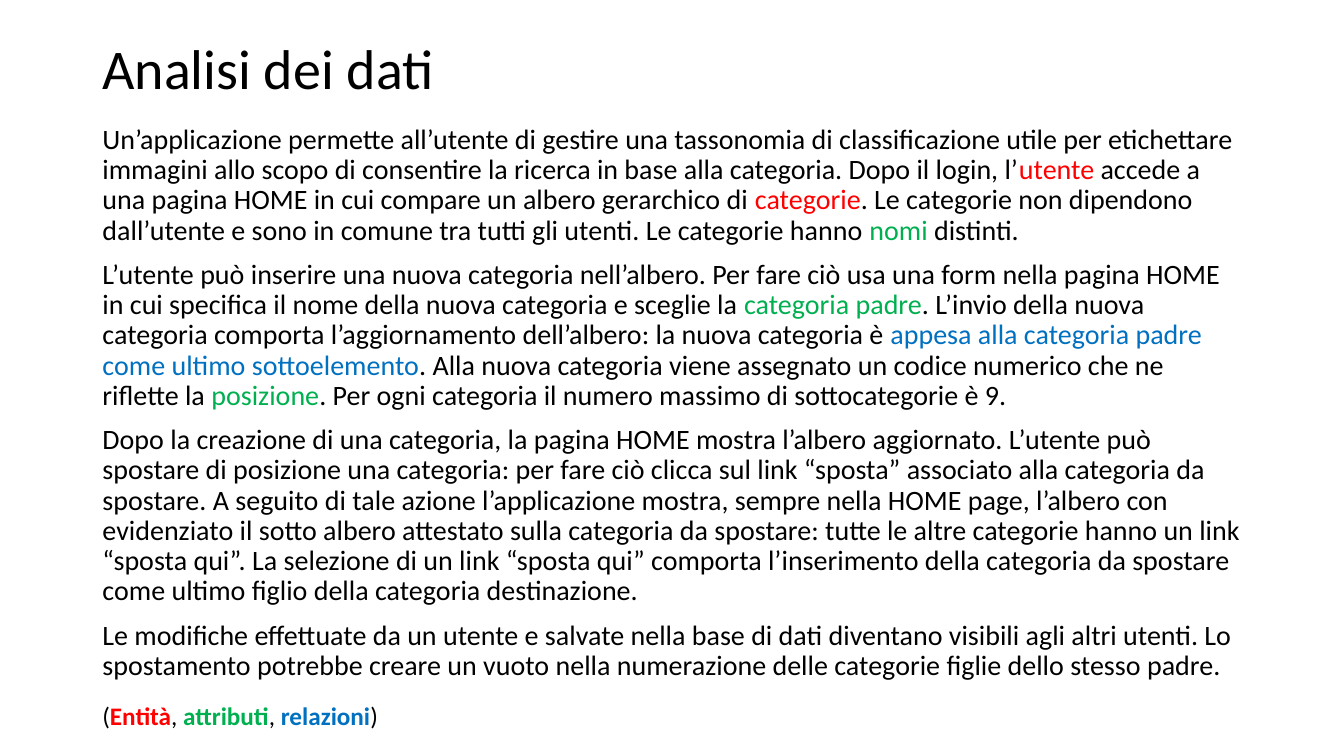
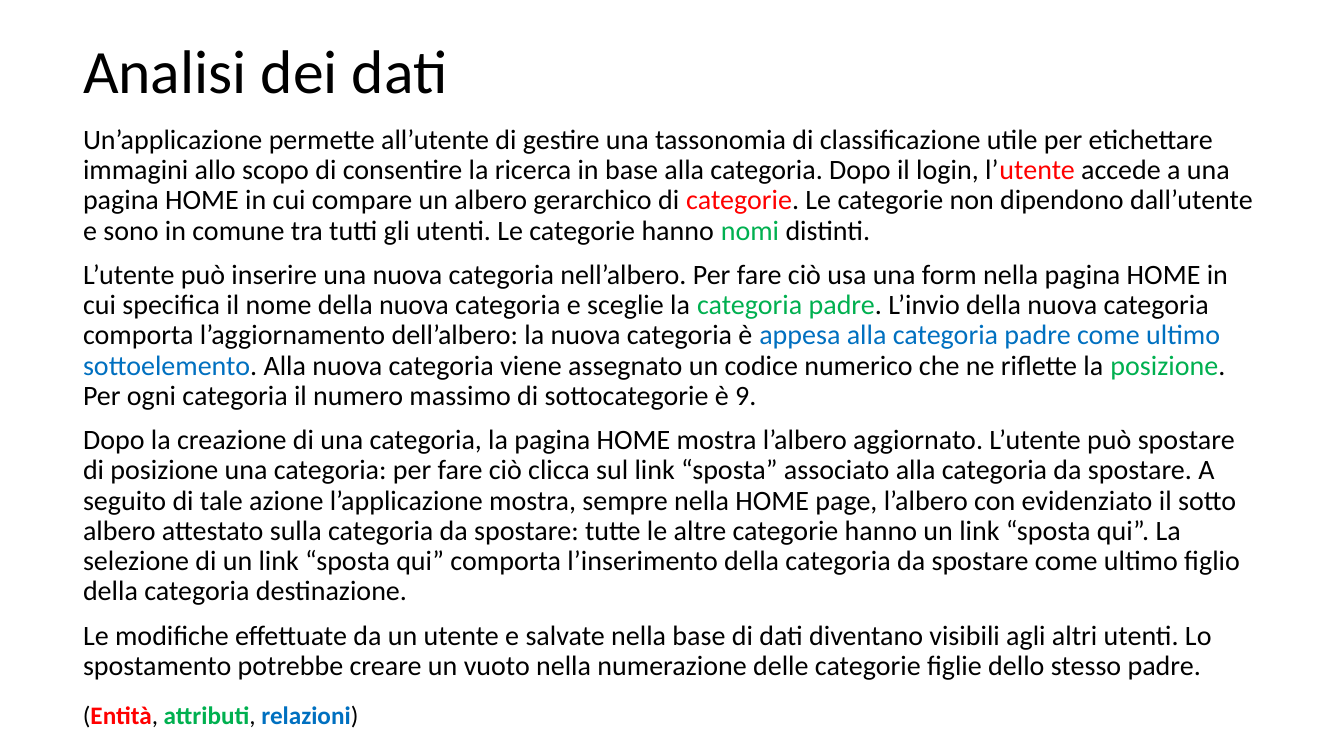
Before and after one commit to Trixyz28/TIW-ImgCatalog, a slide deck: slide 3 of Documents/ImgCatalog.pptx. Drawn at 1344x756 pixels with LibreOffice and Linux fonts; fonts in the diff are those of the drawing. Boxes give left, top, right and bottom in pixels: in the first picture for what was removed or moved away, otherwise in the second. Text is boxed around its words. In the diff, an @@ line names an element or a change of style, - is before the commit and + after.

```diff
--- a/Documents/ImgCatalog.pptx
+++ b/Documents/ImgCatalog.pptx
@@ title "Analisi dei dati": place and size @@
-title "Analisi dei dati" at [102,50,434,90]
+title "Analisi dei dati" at [83,50,448,94]
@@ title "Analisi dei dati" at [83,50,448,94]: size 40 to 44 pt @@
@@ text "Un’applicazione permette all’utente di gestire ..." rewrapped from [102,129,1239,680] to [83,129,1253,680] @@
@@ text "(Entità, attributi, relazioni)": place and size @@
-text "(Entità, attributi, relazioni)" at [102,706,378,729]
+text "(Entità, attributi, relazioni)" at [83,706,358,728]
```
Also in this commit, not shown: 2 other slides changed, 5 other files.
